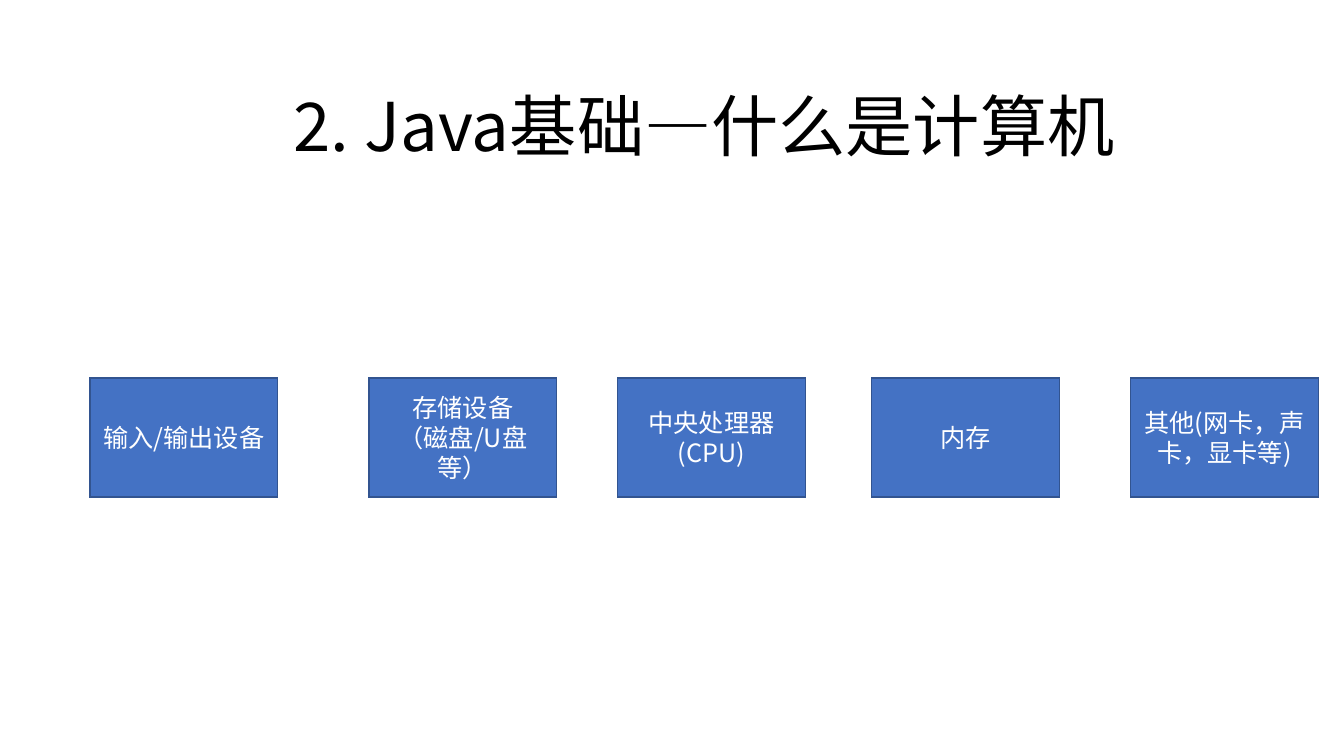
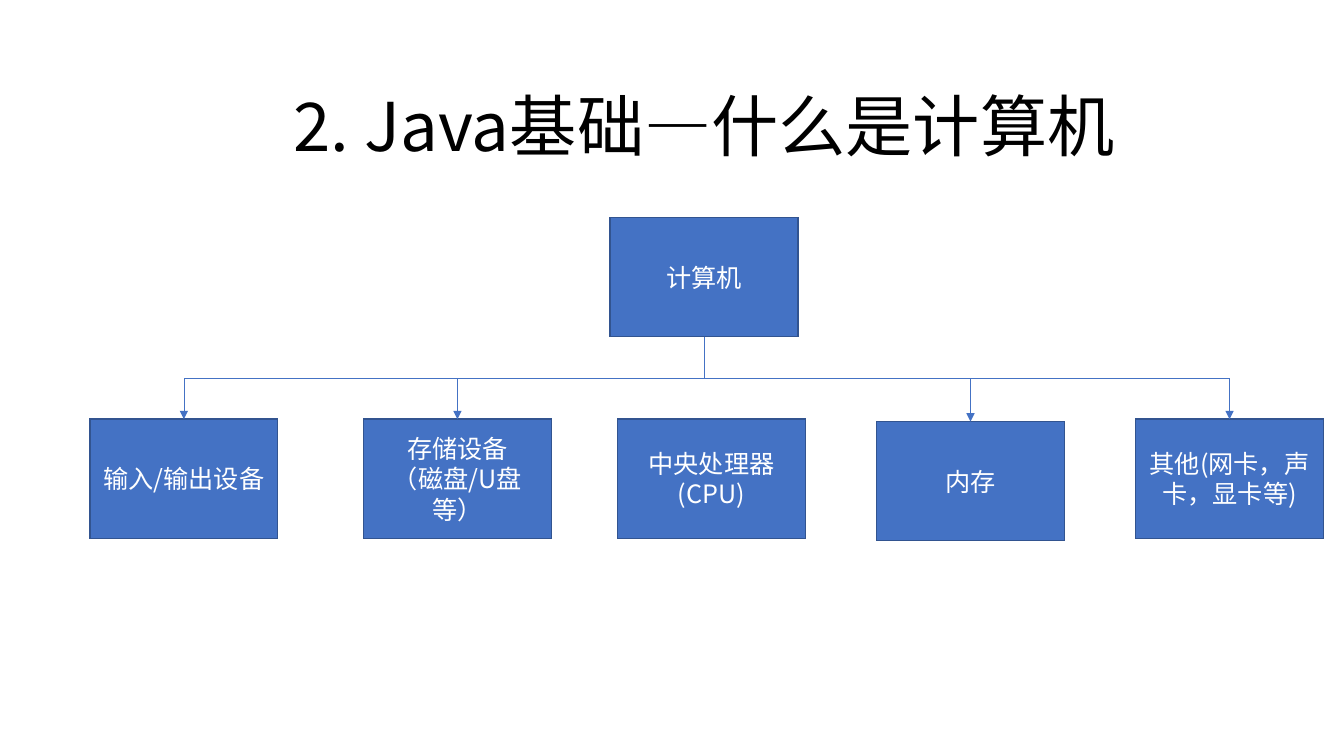
Before and after one commit to zjyesir/hmc_java_1, a slide deck: slide 5 of 1.1绪论.pptx. Drawn at 1344x756 pixels with LibreOffice and Linux fonts; fonts in the diff are those of the drawing; background and template pictures are left out. Boxes give left, top, right and bottom in pixels: in the first picture for what was removed or moved away, otherwise in the second. Text is boxed around its words. In the diff, an @@ line names an element or a change of style, - is before the commit and + after.

```diff
--- a/1.1绪论.pptx
+++ b/1.1绪论.pptx
@@ rectangle added at (610,218,798,337), fill #4472C4, outline #325491 1 pt, 18 pt, text #FFFFFF @@
+计算机
@@ elbow arrow added from (705, 337) to (184, 419), #4472C4 0.5 pt @@
@@ elbow arrow added from (705, 337) to (458, 419), #4472C4 0.5 pt @@
@@ elbow arrow added from (705, 378) to (971, 421), #4472C4 0.5 pt @@
@@ elbow arrow added from (971, 378) to (1230, 419), #4472C4 0.5 pt @@
@@ rectangle "输入/输出设备": place and size @@
-rectangle "输入/输出设备" at (90,378,277,497)
+rectangle "输入/输出设备" at (90,419,277,538)
@@ rectangle "存储设备": place and size @@
-rectangle "存储设备" at (369,378,557,497)
+rectangle "存储设备" at (364,419,552,538)
@@ rectangle "中央处理器(CPU)": place and size @@
-rectangle "中央处理器(CPU)" at (618,378,806,497)
+rectangle "中央处理器(CPU)" at (618,419,806,538)
@@ rectangle "其他(网卡，声卡，显卡等)": place and size @@
-rectangle "其他(网卡，声卡，显卡等)" at (1131,378,1319,497)
+rectangle "其他(网卡，声卡，显卡等)" at (1136,419,1324,538)
@@ rectangle "内存": place and size @@
-rectangle "内存" at (872,378,1060,497)
+rectangle "内存" at (877,421,1065,540)
```
